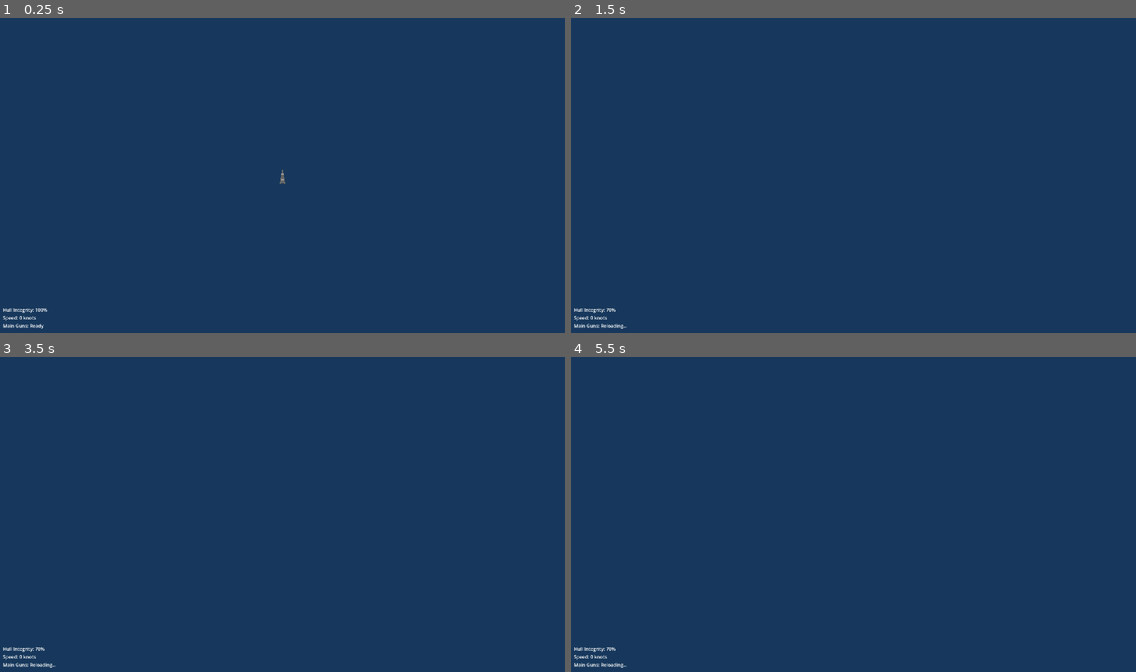
Above: before the commit, frames 1-4 (two rows, left to right).
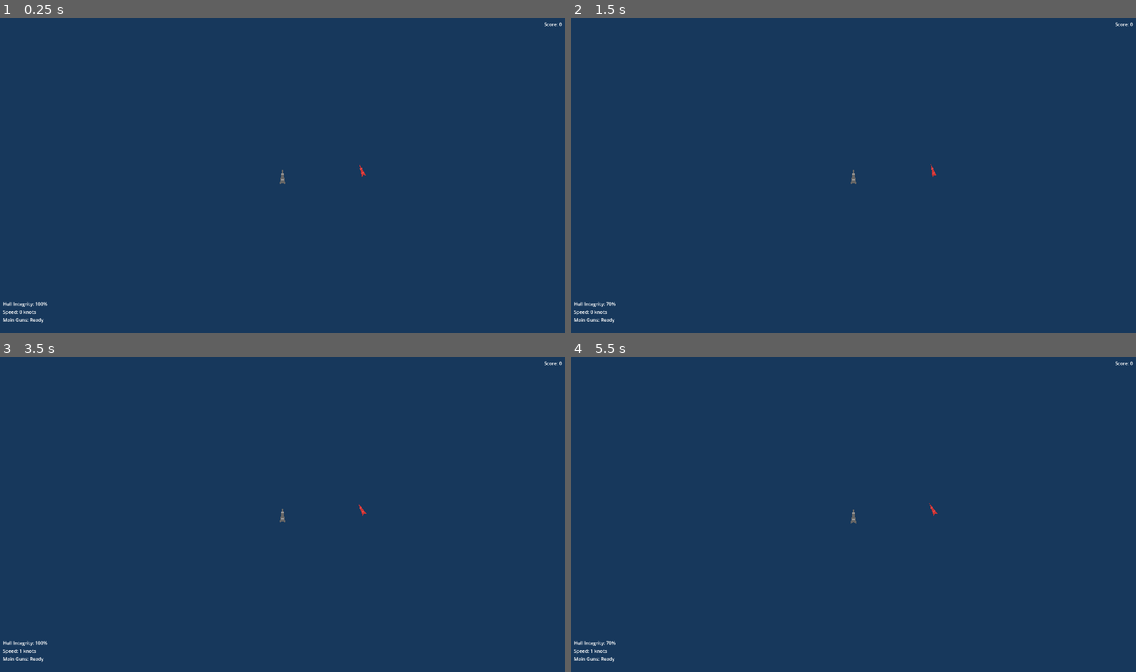
Above: after the commit, the same moments.

Repository: Hellboy20151011/Navalwars
Game: Godot game, scene res://scenes/main.tscn
The game is run twice, just before and just after one commit, with the same random seed, the same clock (stepped at 60 frames per second) and the same inputs.
Inputs (mouse positions are in pixels of both pictures, inside the frame that each line leads up to):
- Up to frame 1 (0.25 s): no input
- Up to frame 2 (1.5 s): tap Enter at 0.5 s; move the mouse to (977, 159) at 0.52 s; press the mouse at (977, 159) at 0.53 s; hold D (turn_right) 0.53-1.28 s; tap Space (fire_main_guns) at 0.6, 1.25 s; move the mouse to (740, 191) at 1.27 s; release the mouse at (740, 191) at 1.28 s; hold S (move_backward) from 1.28 s (still down); click (740, 191) at 1.35 s
- Up to frame 3 (3.5 s): tap Space (fire_main_guns) at 1.55, 2.1, 2.75, 3.05 s; tap Enter at 2 s; move the mouse to (339, 445) at 2.02 s; release S (move_backward) at 2.03 s; press the mouse at (339, 445) at 2.03 s; hold D (turn_right) 2.03-2.78 s; move the mouse to (254, 580) at 2.77 s; release the mouse at (254, 580) at 2.78 s; hold W (move_forward) from 2.78 s (still down); click (254, 580) at 2.85 s
- Up to frame 4 (5.5 s): tap Enter at 3.5 s; move the mouse to (1023, 564) at 3.52 s; release W (move_forward) at 3.53 s; press the mouse at (1023, 564) at 3.53 s; hold A (turn_left) 3.53-5.03 s; tap Space (fire_main_guns) at 3.6, 4.25, 4.55, 5.1 s; move the mouse to (684, 467) at 4.27 s; release the mouse at (684, 467) at 4.28 s; click (684, 467) at 4.35 s; move the mouse to (881, 514) at 5.02 s; press the mouse at (881, 514) at 5.03 s; hold S (move_backward) from 5.03 s (still down)

The runs differ from the first frame. In frame 1, 0.3% of the frame differs, in the area x 0-100%, y 1-99%; in frame 2, 0.4%; in frame 3, 0.4%; in frame 4, 0.4%.
Error before the commit: Invalid access to property or key 'position' on a base object of type 'previously freed'. (res://scripts/game_manager.gd:27)

Commit message:
Add enemy ships with AI, scoring system, and development guide
Co-authored-by: Hellboy20151011 <189905498+Hellboy20151011@users.noreply.github.com>

Diff:
--- /dev/null
+++ b/scenes/enemy_ship.tscn
@@ -0,0 +1,54 @@
+[gd_scene load_steps=3 format=3 uid="uid://bq8kkw5xyfhtj"]
+
+[ext_resource type="Script" path="res://scripts/enemy_ship.gd" id="1_enemy"]
+
+[sub_resource type="RectangleShape2D" id="RectangleShape2D_enemy"]
+size = Vector2(50, 100)
+
+[node name="EnemyShip" type="CharacterBody2D"]
+collision_layer = 2
+collision_mask = 5
+script = ExtResource("1_enemy")
+
+[node name="CollisionShape2D" type="CollisionShape2D" parent="."]
+shape = SubResource("RectangleShape2D_enemy")
+
+[node name="ShipSprite" type="Polygon2D" parent="."]
+color = Color(0.8, 0.2, 0.2, 1)
+polygon = PackedVector2Array(-15, 40, 0, -50, 15, 40, 0, 30)
+
+[node name="TurretFront" type="Polygon2D" parent="."]
+position = Vector2(0, -15)
+color = Color(0.9, 0.3, 0.3, 1)
+polygon = PackedVector2Array(-8, -4, 8, -4, 8, 4, -8, 4)
+
+[node name="TurretRear" type="Polygon2D" parent="."]
+position = Vector2(0, 15)
+color = Color(0.9, 0.3, 0.3, 1)
+polygon = PackedVector2Array(-8, -4, 8, -4, 8, 4, -8, 4)
+
+[node name="MainGunTimer" type="Timer" parent="."]
+wait_time = 4.0
+one_shot = true
+
+[node name="SecondaryGunTimer" type="Timer" parent="."]
+wait_time = 1.5
+one_shot = true
+
+[node name="AITimer" type="Timer" parent="."]
+wait_time = 0.5
+autostart = true
+
+[node name="DetectionArea" type="Area2D" parent="."]
+collision_layer = 0
+collision_mask = 1
+
+[node name="CollisionShape2D" type="CollisionShape2D" parent="DetectionArea"]
+shape = SubResource("RectangleShape2D_enemy")
+scale = Vector2(15, 15)
+
+[connection signal="timeout" from="MainGunTimer" to="." method="_on_main_gun_timer_timeout"]
+[connection signal="timeout" from="SecondaryGunTimer" to="." method="_on_secondary_gun_timer_timeout"]
+[connection signal="timeout" from="AITimer" to="." method="_on_ai_timer_timeout"]
+[connection signal="body_entered" from="DetectionArea" to="." method="_on_detection_area_body_entered"]
+[connection signal="body_exited" from="DetectionArea" to="." method="_on_detection_area_body_exited"]
--- a/scenes/main.tscn
+++ b/scenes/main.tscn
@@ -31,7 +31,7 @@
 anchor_top = 1.0
 anchor_bottom = 1.0
 offset_left = 10.0
-offset_top = -100.0
+offset_top = -120.0
 offset_right = 300.0
 offset_bottom = -10.0
 grow_vertical = 0
@@ -47,3 +47,16 @@
 [node name="AmmoLabel" type="Label" parent="UI/HUD/ShipStatus"]
 layout_mode = 2
 text = "Main Guns: Ready"
+
+[node name="ScoreLabel" type="Label" parent="UI/HUD"]
+layout_mode = 1
+anchors_preset = 1
+anchor_left = 1.0
+anchor_right = 1.0
+offset_left = -200.0
+offset_top = 10.0
+offset_right = -10.0
+offset_bottom = 40.0
+grow_horizontal = 0
+text = "Score: 0"
+horizontal_alignment = 2
--- /dev/null
+++ b/scripts/enemy_ship.gd
@@ -0,0 +1,190 @@
+extends CharacterBody2D
+# Enemy Ship AI - Navyfield 1 inspired AI behavior
+# Features: Target detection, pursuit, evasion, and combat
+
+signal enemy_destroyed
+
+# Ship stats
+@export var max_health: int = 80
+@export var max_speed: float = 150.0
+@export var acceleration: float = 40.0
+@export var turn_speed: float = 1.2
+@export var main_gun_damage: int = 40
+@export var secondary_gun_damage: int = 12
+
+var health: int = 80
+var current_speed: float = 0.0
+var target: Node2D = null
+var can_fire_main_guns: bool = true
+var can_fire_secondary_guns: bool = true
+var ai_state: String = "patrol"  # patrol, engage, evade
+
+# Preload projectile scene
+var projectile_scene = preload("res://scenes/projectile.tscn")
+
+# AI parameters
+var patrol_point: Vector2
+var engagement_range: float = 800.0
+var optimal_range: float = 500.0
+
+func _ready():
+	health = max_health
+	patrol_point = global_position + Vector2(randf_range(-500, 500), randf_range(-500, 500))
+	print("Enemy ship spawned at position: %s" % global_position)
+
+func _physics_process(delta):
+	match ai_state:
+		"patrol":
+			_patrol_behavior(delta)
+		"engage":
+			_engage_behavior(delta)
+		"evade":
+			_evade_behavior(delta)
+
+	# Move the ship
+	move_and_slide()
+
+func _patrol_behavior(delta):
+	# Move towards patrol point
+	var direction_to_patrol = (patrol_point - global_position).normalized()
+	var distance_to_patrol = global_position.distance_to(patrol_point)
+
+	if distance_to_patrol > 50:
+		_move_towards_direction(direction_to_patrol, delta)
+	else:
+		# Reached patrol point, pick new one
+		patrol_point = global_position + Vector2(randf_range(-500, 500), randf_range(-500, 500))
+
+func _engage_behavior(delta):
+	if target == null or not is_instance_valid(target):
+		ai_state = "patrol"
+		return
+
+	var direction_to_target = (target.global_position - global_position).normalized()
+	var distance_to_target = global_position.distance_to(target.global_position)
+
+	# Maintain optimal combat range
+	if distance_to_target > optimal_range:
+		# Move closer
+		_move_towards_direction(direction_to_target, delta)
+	elif distance_to_target < optimal_range * 0.7:
+		# Too close, back away
+		_move_towards_direction(-direction_to_target, delta)
+	else:
+		# At good range, circle target
+		var perpendicular = direction_to_target.orthogonal()
+		_move_towards_direction(perpendicular, delta)
+
+	# Fire weapons if in range
+	if distance_to_target < engagement_range:
+		_attempt_fire_weapons(direction_to_target)
+
+func _evade_behavior(delta):
+	# Low health evasion behavior
+	if target == null:
+		ai_state = "patrol"
+		return
+
+	var direction_away = (global_position - target.global_position).normalized()
+	_move_towards_direction(direction_away, delta)
+
+	# Return to engage if health recovers
+	if health > max_health * 0.4:
+		ai_state = "engage"
+
+func _move_towards_direction(direction: Vector2, delta: float):
+	# Calculate desired rotation
+	var desired_rotation = direction.angle() + PI/2
+
+	# Smooth rotation towards target
+	rotation = lerp_angle(rotation, desired_rotation, turn_speed * delta)
+
+	# Accelerate
+	current_speed = move_toward(current_speed, max_speed, acceleration * delta)
+	current_speed *= 0.99  # Water resistance
+
+	# Calculate velocity
+	velocity = Vector2(0, -current_speed).rotated(rotation)
+
+func _attempt_fire_weapons(direction_to_target: Vector2):
+	# Check if guns are aimed roughly at target
+	var gun_direction = Vector2(0, -1).rotated(rotation)
+	var aim_angle = gun_direction.angle_to(direction_to_target)
+
+	if abs(aim_angle) < 0.3:  # Within ~17 degrees
+		if can_fire_main_guns and randf() < 0.3:
+			fire_main_guns()
+		if can_fire_secondary_guns and randf() < 0.5:
+			fire_secondary_guns()
+
+func fire_main_guns():
+	if not can_fire_main_guns:
+		return
+
+	can_fire_main_guns = false
+	$MainGunTimer.start()
+
+	# Spawn projectiles
+	_spawn_projectile(Vector2(0, -25), main_gun_damage, 550.0)
+	_spawn_projectile(Vector2(0, 25), main_gun_damage, 550.0)
+
+func fire_secondary_guns():
+	if not can_fire_secondary_guns:
+		return
+
+	can_fire_secondary_guns = false
+	$SecondaryGunTimer.start()
+
+	# Spawn projectiles
+	_spawn_projectile(Vector2(-12, -8), secondary_gun_damage, 650.0)
+	_spawn_projectile(Vector2(12, -8), secondary_gun_damage, 650.0)
+
+func _spawn_projectile(offset: Vector2, damage: int, speed: float):
+	var projectile = projectile_scene.instantiate()
+	get_parent().add_child(projectile)
+
+	var spawn_pos = global_position + offset.rotated(rotation)
+	projectile.initialize(spawn_pos, rotation, speed, damage)
+
+func _on_main_gun_timer_timeout():
+	can_fire_main_guns = true
+
+func _on_secondary_gun_timer_timeout():
+	can_fire_secondary_guns = true
+
+func _on_ai_timer_timeout():
+	# Periodic AI state evaluation
+	if target and is_instance_valid(target):
+		var distance = global_position.distance_to(target.global_position)
+
+		if health < max_health * 0.3:
+			ai_state = "evade"
+		elif distance < engagement_range:
+			ai_state = "engage"
+		else:
+			ai_state = "patrol"
+
+func _on_detection_area_body_entered(body):
+	# Detect player ship
+	if body.is_in_group("player") or body.name == "PlayerShip":
+		target = body
+		ai_state = "engage"
+		print("Enemy detected player ship!")
+
+func _on_detection_area_body_exited(body):
+	if body == target:
+		target = null
+		ai_state = "patrol"
+
+func take_damage(amount: int):
+	health -= amount
+	print("Enemy ship took %d damage. Health: %d/%d" % [amount, health, max_health])
+
+	if health <= 0:
+		_destroy_ship()
+
+func _destroy_ship():
+	print("Enemy ship destroyed!")
+	enemy_destroyed.emit()
+	# TODO: Add explosion effect, drop rewards
+	queue_free()
--- a/scripts/game_manager.gd
+++ b/scripts/game_manager.gd
@@ -6,20 +6,37 @@
 var enemy_ships: Array = []
 var game_time: float = 0.0
 var score: int = 0
+var enemy_spawn_timer: float = 0.0
+var enemy_spawn_interval: float = 20.0
+
+# Preload enemy ship scene
+var enemy_ship_scene = preload("res://scenes/enemy_ship.tscn")
 
 func _ready():
 	print("Naval Wars - Starting Game")
 	player_ship = get_node_or_null("PlayerShip")
 	if player_ship:
 		player_ship.connect("ship_destroyed", _on_ship_destroyed)
+		# Add player to group for enemy detection
+		player_ship.add_to_group("player")
 
 	# Set camera to follow player ship
 	var camera = $Camera2D
 	if player_ship and camera:
 		camera.position = player_ship.position
 
+	# Spawn initial enemies
+	spawn_enemy_ship(Vector2(1500, 500))
+	spawn_enemy_ship(Vector2(-1500, -500))
+
 func _process(delta):
 	game_time += delta
+	enemy_spawn_timer += delta
+
+	# Spawn new enemies periodically
+	if enemy_spawn_timer >= enemy_spawn_interval:
+		enemy_spawn_timer = 0.0
+		_spawn_random_enemy()
 
 	# Update camera to follow player ship
 	if player_ship:
@@ -28,6 +45,9 @@
 
 		# Update UI
 		_update_hud()
+
+	# Clean up destroyed enemy ships from array
+	enemy_ships = enemy_ships.filter(func(ship): return is_instance_valid(ship))
 
 func _update_hud():
 	if player_ship:
@@ -46,10 +66,34 @@
 			else:
 				ammo_label.text = "Main Guns: Reloading..."
 
+	# Update score
+	var score_label = $UI/HUD/ScoreLabel
+	if score_label:
+		score_label.text = "Score: %d" % score
+
 func _on_ship_destroyed():
 	print("Player ship destroyed! Game Over")
 	# TODO: Implement game over screen
+	get_tree().reload_current_scene()
 
-func spawn_enemy_ship(position: Vector2):
-	# TODO: Implement enemy ship spawning
-	pass
+func spawn_enemy_ship(spawn_position: Vector2):
+	var enemy = enemy_ship_scene.instantiate()
+	add_child(enemy)
+	enemy.global_position = spawn_position
+	enemy.connect("enemy_destroyed", _on_enemy_destroyed)
+	enemy_ships.append(enemy)
+	print("Enemy ship spawned at: %s" % spawn_position)
+
+func _spawn_random_enemy():
+	# Spawn enemy at random position around player
+	if not player_ship:
+		return
+
+	var spawn_distance = randf_range(1000, 1500)
+	var spawn_angle = randf_range(0, TAU)
+	var spawn_pos = player_ship.global_position + Vector2(cos(spawn_angle), sin(spawn_angle)) * spawn_distance
+	spawn_enemy_ship(spawn_pos)
+
+func _on_enemy_destroyed():
+	score += 100
+	print("Enemy destroyed! Score: %d" % score)
Not shown, added: DEVELOPMENT.md
